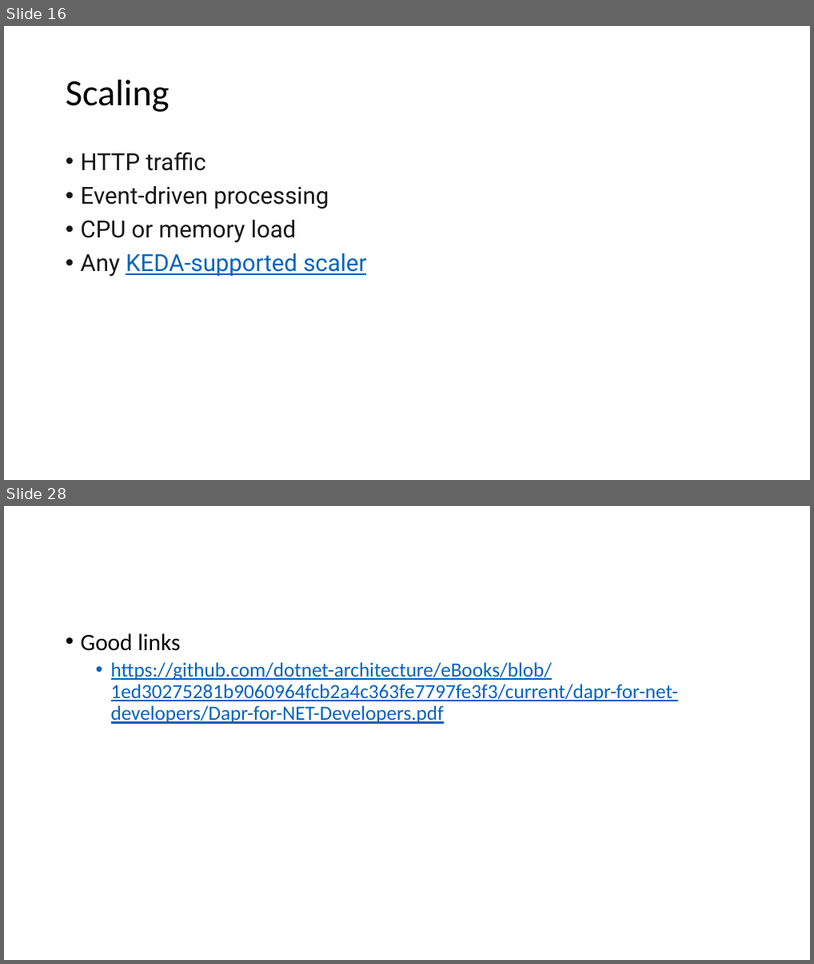
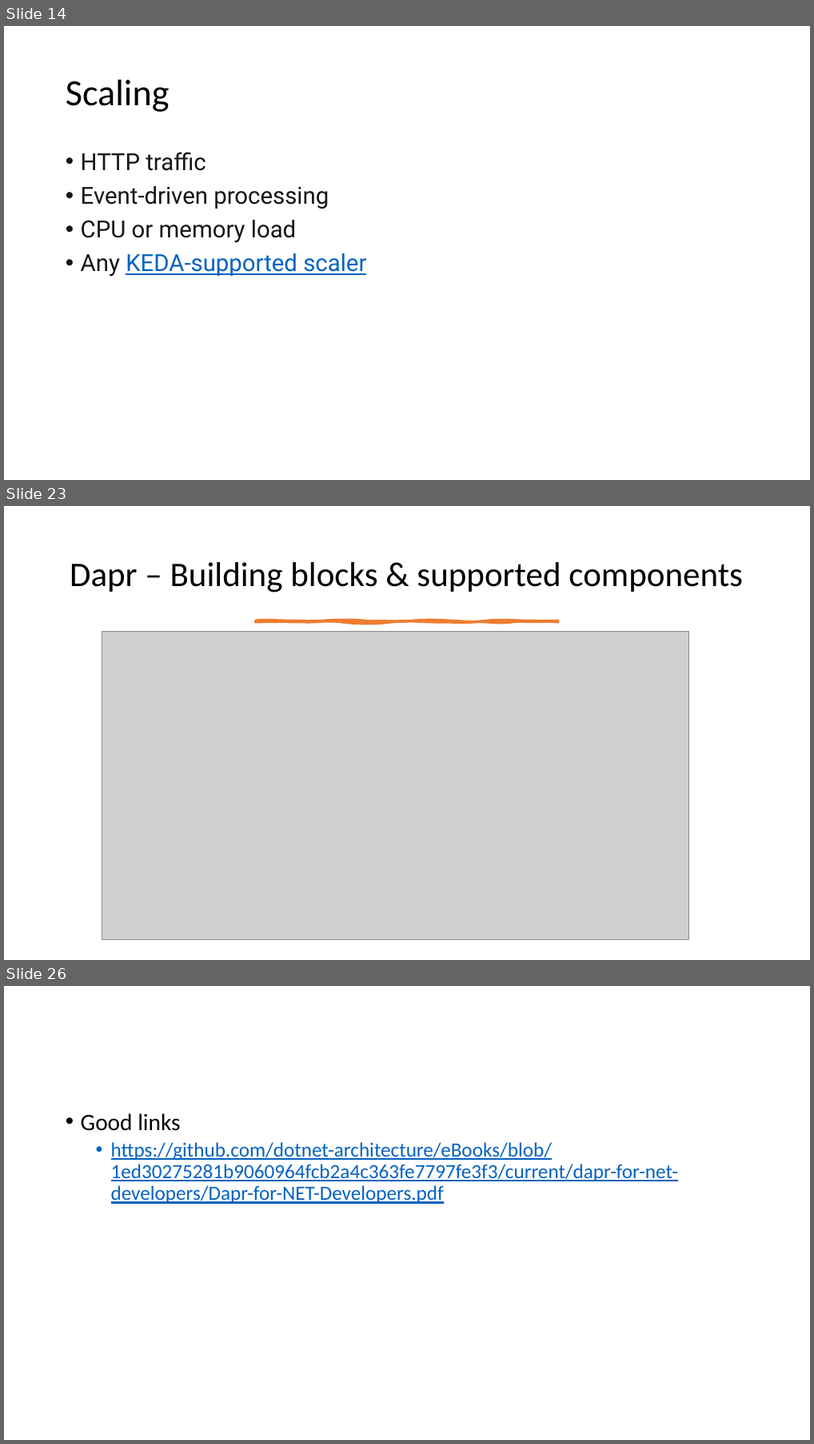
Before and after one commit to cs-samvith/space-app-platform, a slide deck: container-apps.pptx. Shown one above the other, each under a label of ours: slides 16 and 28 before the commit, slides 14, 23 and 26 after it; the slides between them are not shown. The pictures are 814x964 and 814x1444 pixels, drawn with LibreOffice and Linux fonts; fonts in the diff are those of the drawing; grey boxes stand for pictures. Boxes give left, top, right and bottom in pixels: in the first picture for what was removed or moved away, otherwise in the second. Text is boxed around its words. In the diff, an @@ line names an element or a change of style, - is before the commit and + after.

```diff
--- a/container-apps.pptx
+++ b/container-apps.pptx
@@ slide 23 added at box(4, 506, 810, 960), background #FFFFFF @@
@@ title added at box(70, 562, 743, 592), 41 pt, text #000000 @@
+Dapr – Building blocks & supported components
@@ freeform shape added at box(256, 621, 558, 622), fill #ED7D31, outline #ED7D31 3.25 pt @@
@@ picture added at box(102, 632, 690, 939) @@
@@ what was slide 16 is now slide 14 @@
@@ what was slide 28 is now slide 26 @@
```
Also in this commit, not shown: 5 slides changed, 8 other slides added, 10 slides removed, 13 other files.
